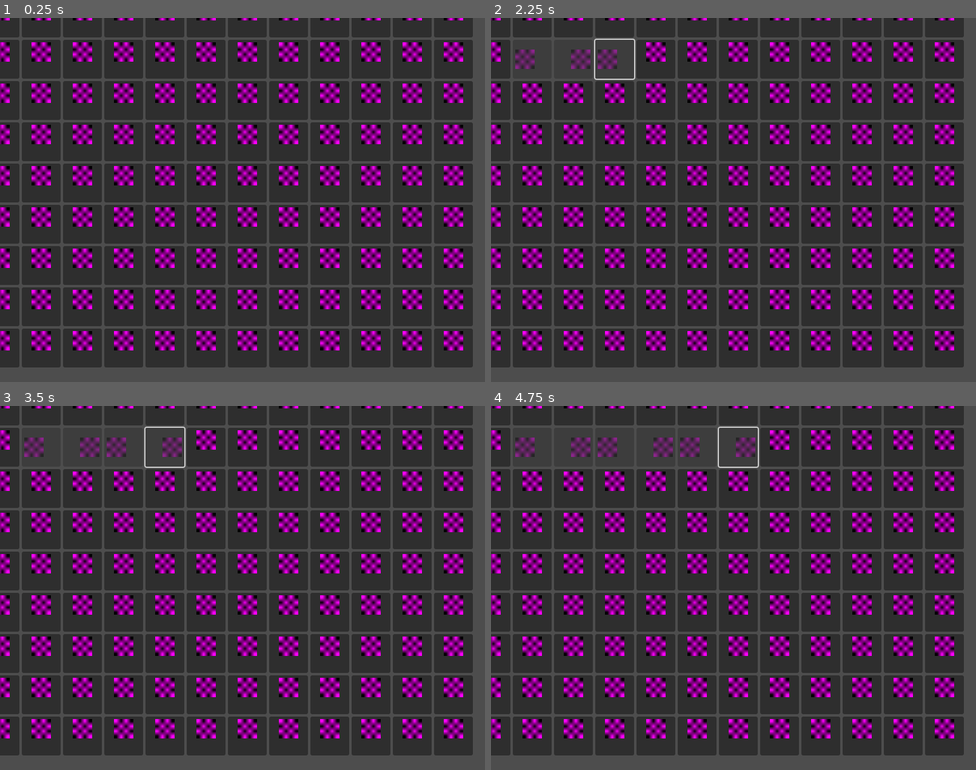
Above: before the commit, frames 1-4 (two rows, left to right).
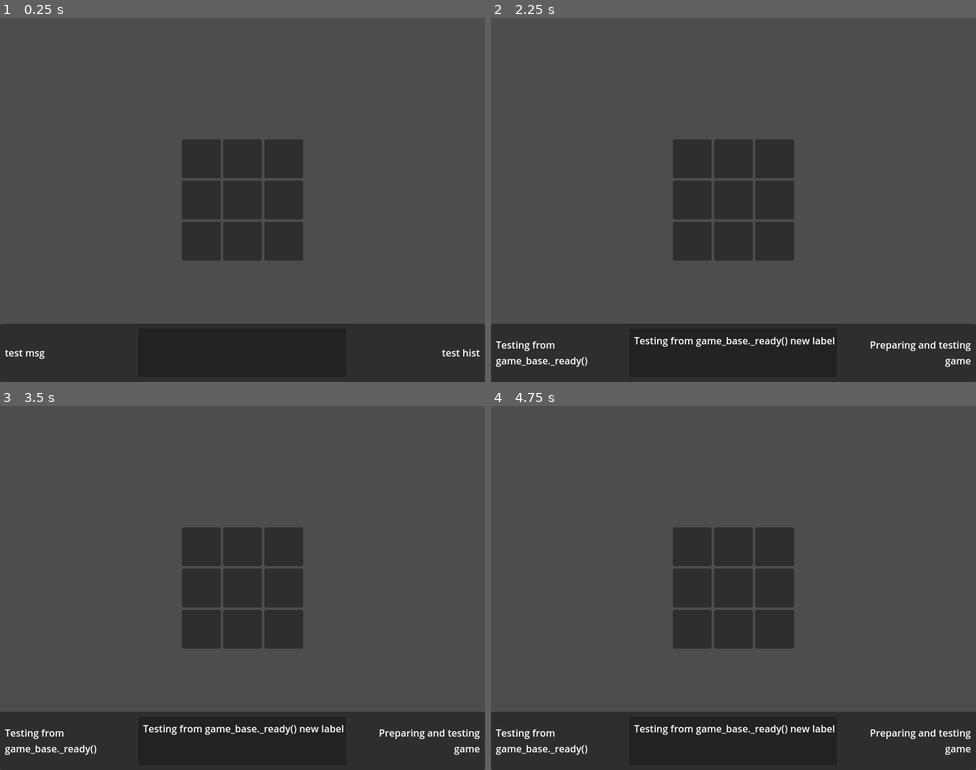
Above: after the commit, the same moments.

Repository: BrnLng/godot-bg-2511
Game: Godot game, scene res://scenes/main.tscn
Same seed, same stepped clock (60 frames per second), same inputs: the game is played once before the commit and once after it.
Inputs (mouse positions are in pixels of both pictures, inside the frame that each line leads up to):
- Up to frame 1 (0.25 s): no input
- Up to frame 2 (2.25 s): click (529, 58) at 0.52 s; click (573, 58) at 1.27 s; click (617, 58) at 2.02 s
- Up to frame 3 (3.5 s): click (164, 446) at 2.77 s
- Up to frame 4 (4.75 s): click (694, 446) at 3.52 s; click (738, 446) at 4.27 s

The runs differ from the first frame. In frame 1, 77% of the frame differs, in the area x 0-100%, y 0-100%; in frame 2, 75%; in frame 3, 75%; in frame 4, 74%.

Commit message:
refactoring still to add hand region and more proper tile handling mechanics

Diff:
--- a/games/game_base.gd
+++ b/games/game_base.gd
@@ -1,9 +1,14 @@
 class_name GameBase
 extends Node2D
 
-enum PlayerRef { NONE, ANY, PLAYER_1, PLAYER_2, PLAYER_N }
+signal hud_message(msg:String)
+signal hud_history(msg:String)
+signal hud_panel(item:Node)
+
+enum PlayerRef { NONE=-2, ANY=-1, PLAYER_N=0, PLAYER_1=1, PLAYER_2=2 }
 # enum PlayerPresence { NONE, PLAYER }
-var current_player: PlayerRef  #PlayerPresence
+var current_player: PlayerRef : get=get_current_player
+var last_player: PlayerRef : get=get_last_player
 # var players_types: Vector2  # x = Human players, y = Computer
 # var players: Array[int]
 # var player_queue: Array[int]
@@ -15,16 +20,22 @@
 func _ready() -> void:
 	# randomize()
 	_initialize_base_game()
+	# await 2 secs to test hud
+	await get_tree().create_timer(2).timeout
+	test_msgs()
+
+
+func test_msgs() -> void:
+	hud_message.emit("Testing from game_base._ready()")
+	hud_history.emit("Preparing and testing game")
+	var new_test_label = Label.new()
+	new_test_label.text = "Testing from game_base._ready() new label"
+	hud_panel.emit(new_test_label)
 
 
 func _initialize_base_game() -> void:
 	TurnManager.turn_passed.connect(_on_turn_passed)
-	_reset_game()
-
-
-func _reset_game() -> void:
-	current_player = PlayerRef.PLAYER_1
-	is_game_over = false
+	reset_game()
 
 
 func _on_turn_passed() -> void:
@@ -38,15 +49,25 @@
 
 
 func _switch_player() -> void:
+	last_player = current_player
 	current_player = PlayerRef.PLAYER_2 if current_player == PlayerRef.PLAYER_1 else PlayerRef.PLAYER_1
 
 
-func get_current_player() -> PlayerRef:  # PlayerPresence:
+func reset_game() -> void:
+	current_player = PlayerRef.PLAYER_1
+	is_game_over = false
+
+
+func get_current_player() -> PlayerRef:
 	return current_player
 
 
-func player_count() -> int:
-	return PlayerRef.size() -1
+func get_last_player() -> PlayerRef:
+	return last_player
+
+
+#func player_count() -> int:
+	#return PlayerRef.size() -3
 	# return players.size()
 
 
--- a/games/mancala.gd
+++ b/games/mancala.gd
@@ -1,7 +1,7 @@
 extends GameBase
 
-@onready var player1_pit_store: Button = %P1Store as TileComponent
-@onready var player2_pit_store: Button = %P2Store as TileComponent
+@onready var player1_pit_store: Button = %P1Store as GridSlotIndexedRegion
+@onready var player2_pit_store: Button = %P2Store as GridSlotIndexedRegion
 @onready var status_label: Label = %StatusLabel
 
 # loop path board: 6 pits per player + 2 stores -- running anti-clockwise.
@@ -11,7 +11,7 @@
 var seeds_count: Array[int] = [4, 4, 4, 4, 4, 4, 0, 4, 4, 4, 4, 4, 4, 0]
 const P2STORE = 6
 const P1STORE = 13
-var pit_tiles: Array[TileComponent] = []
+var pit_tiles: Array[GridSlotIndexedRegion] = []
 
 
 func _ready():
@@ -31,20 +31,20 @@
 	player2_pit_store.region_index = P2STORE
 	pit_tiles[P2STORE] = player2_pit_store
 	for i in range(6):
-		var tile = player2_pits_container.get_child(i) as TileComponent
+		var tile = player2_pits_container.get_child(i) as GridSlotIndexedRegion
 		tile.region_index = i
 		pit_tiles[i] = tile
-		tile.is_clicked.connect(_on_pit_clicked)
+		tile.on_clicked.connect(_on_pit_clicked)
 
 	# Player 1 pits (indices 7-12, but buttons are in reverse order)
 	player1_pit_store.region_index = P1STORE
 	pit_tiles[P1STORE] = player1_pit_store
 	for i in range(6):
-		var tile = player1_pits_container.get_child(5-i) as TileComponent
+		var tile = player1_pits_container.get_child(5-i) as GridSlotIndexedRegion
 		var board_index = i + 7
 		tile.region_index = board_index
 		pit_tiles[board_index] = tile
-		tile.is_clicked.connect(_on_pit_clicked)
+		tile.on_clicked.connect(_on_pit_clicked)
 
 
 func _on_pit_clicked(pit_index: int):
--- a/games/mancala.tscn
+++ b/games/mancala.tscn
@@ -1,7 +1,7 @@
 [gd_scene load_steps=3 format=3 uid="uid://c15gpin4ksnge"]
 
 [ext_resource type="Script" uid="uid://b7bdui02dh03b" path="res://games/mancala.gd" id="1_gmrn4"]
-[ext_resource type="Script" uid="uid://cp1b4e3mxk81i" path="res://scenes/components/component_tile.gd" id="2_pico2"]
+[ext_resource type="Script" uid="uid://b70rye5nqw0js" path="res://scenes/components/region_grid_slot_indexed.gd" id="2_pico2"]
 
 [node name="G-Mancala" type="Node2D"]
 script = ExtResource("1_gmrn4")
@@ -34,7 +34,6 @@
 size_flags_stretch_ratio = 0.25
 disabled = true
 script = ExtResource("2_pico2")
-metadata/_custom_type_script = "uid://cp1b4e3mxk81i"
 
 [node name="VBoxContainer" type="VBoxContainer" parent="CanvasLayer/VBoxContainer/MarginContainer/HBoxContainer"]
 layout_mode = 2
@@ -51,37 +50,31 @@
 layout_mode = 2
 size_flags_horizontal = 3
 script = ExtResource("2_pico2")
-metadata/_custom_type_script = "uid://cp1b4e3mxk81i"
 
 [node name="PitTop2" type="Button" parent="CanvasLayer/VBoxContainer/MarginContainer/HBoxContainer/VBoxContainer/PitTopContainer"]
 layout_mode = 2
 size_flags_horizontal = 3
 script = ExtResource("2_pico2")
-metadata/_custom_type_script = "uid://cp1b4e3mxk81i"
 
 [node name="PitTop3" type="Button" parent="CanvasLayer/VBoxContainer/MarginContainer/HBoxContainer/VBoxContainer/PitTopContainer"]
 layout_mode = 2
 size_flags_horizontal = 3
 script = ExtResource("2_pico2")
-metadata/_custom_type_script = "uid://cp1b4e3mxk81i"
 
 [node name="PitTop4" type="Button" parent="CanvasLayer/VBoxContainer/MarginContainer/HBoxContainer/VBoxContainer/PitTopContainer"]
 layout_mode = 2
 size_flags_horizontal = 3
 script = ExtResource("2_pico2")
-metadata/_custom_type_script = "uid://cp1b4e3mxk81i"
 
 [node name="PitTop5" type="Button" parent="CanvasLayer/VBoxContainer/MarginContainer/HBoxContainer/VBoxContainer/PitTopContainer"]
 layout_mode = 2
 size_flags_horizontal = 3
 script = ExtResource("2_pico2")
-metadata/_custom_type_script = "uid://cp1b4e3mxk81i"
 
 [node name="PitTop6" type="Button" parent="CanvasLayer/VBoxContainer/MarginContainer/HBoxContainer/VBoxContainer/PitTopContainer"]
 layout_mode = 2
 size_flags_horizontal = 3
 script = ExtResource("2_pico2")
-metadata/_custom_type_script = "uid://cp1b4e3mxk81i"
 
 [node name="PitBottomContainer" type="HBoxContainer" parent="CanvasLayer/VBoxContainer/MarginContainer/HBoxContainer/VBoxContainer"]
 unique_name_in_owner = true
@@ -93,37 +86,31 @@
 layout_mode = 2
 size_flags_horizontal = 3
 script = ExtResource("2_pico2")
-metadata/_custom_type_script = "uid://cp1b4e3mxk81i"
 
 [node name="PitBottom2" type="Button" parent="CanvasLayer/VBoxContainer/MarginContainer/HBoxContainer/VBoxContainer/PitBottomContainer"]
 layout_mode = 2
 size_flags_horizontal = 3
 script = ExtResource("2_pico2")
-metadata/_custom_type_script = "uid://cp1b4e3mxk81i"
 
 [node name="PitBottom3" type="Button" parent="CanvasLayer/VBoxContainer/MarginContainer/HBoxContainer/VBoxContainer/PitBottomContainer"]
 layout_mode = 2
 size_flags_horizontal = 3
 script = ExtResource("2_pico2")
-metadata/_custom_type_script = "uid://cp1b4e3mxk81i"
 
 [node name="PitBottom4" type="Button" parent="CanvasLayer/VBoxContainer/MarginContainer/HBoxContainer/VBoxContainer/PitBottomContainer"]
 layout_mode = 2
 size_flags_horizontal = 3
 script = ExtResource("2_pico2")
-metadata/_custom_type_script = "uid://cp1b4e3mxk81i"
 
 [node name="PitBottom5" type="Button" parent="CanvasLayer/VBoxContainer/MarginContainer/HBoxContainer/VBoxContainer/PitBottomContainer"]
 layout_mode = 2
 size_flags_horizontal = 3
 script = ExtResource("2_pico2")
-metadata/_custom_type_script = "uid://cp1b4e3mxk81i"
 
 [node name="PitBottom6" type="Button" parent="CanvasLayer/VBoxContainer/MarginContainer/HBoxContainer/VBoxContainer/PitBottomContainer"]
 layout_mode = 2
 size_flags_horizontal = 3
 script = ExtResource("2_pico2")
-metadata/_custom_type_script = "uid://cp1b4e3mxk81i"
 
 [node name="P2Store" type="Button" parent="CanvasLayer/VBoxContainer/MarginContainer/HBoxContainer"]
 unique_name_in_owner = true
@@ -132,7 +119,6 @@
 size_flags_stretch_ratio = 0.25
 disabled = true
 script = ExtResource("2_pico2")
-metadata/_custom_type_script = "uid://cp1b4e3mxk81i"
 
 [node name="StatusLabel" type="Label" parent="CanvasLayer/VBoxContainer"]
 unique_name_in_owner = true
--- a/games/mini_carcassone.gd
+++ b/games/mini_carcassone.gd
@@ -85,8 +85,8 @@
 		# if tile.player_owner == PlayerRef.NONE:
 		tiles[tile_index].disabled = true
 
-func _reset_game():
-	super._reset_game()
+func reset_game():
+	super.reset_game()
 
 	for tile_index in tiles.keys():
 		tiles[tile_index]._reset_slot()
--- a/games/ttt.gd
+++ b/games/ttt.gd
@@ -38,7 +38,7 @@
 	if check_winner():
 		is_game_over = true
 		disable_all_tiles()
-		print("Player ", current_player, " wins!")
+		print("Player ", last_player, " wins!")
 	elif is_board_full():
 		is_game_over = true
 		print("It's a draw!")
@@ -79,8 +79,8 @@
 		# if tile.player_owner == PlayerRef.NONE:
 		tile.disabled = true
 
-func _reset_game():
-	super._reset_game()
+func reset_game():
+	super.reset_game()
 
 	for tile in tiles:
 		tile.reset()
--- a/scenes/main.gd
+++ b/scenes/main.gd
@@ -1 +1,33 @@
 extends  Node2D
+
+@onready var label_left: Label = %LabelLeft
+@onready var mid_panel: Control = %MidPanel
+@onready var label_right: Label = %LabelRight
+
+var _game: GameBase
+
+
+func _ready() -> void:
+	_game = get_children()[0] as GameBase
+	if not _game:
+		print("Error: game connect error @ main")
+
+	print(_game.name)
+	_on_hud_message_update("test msg")
+	_on_hud_history_update("test hist")
+
+	_game.hud_message.connect(_on_hud_message_update)
+	_game.hud_history.connect(_on_hud_history_update)
+	_game.hud_panel.connect(_on_hud_panel_update)
+
+
+func _on_hud_message_update(msg:String) -> void:
+	label_left.text = msg
+
+
+func _on_hud_history_update(msg:String) -> void:
+	label_right.text = msg
+
+
+func _on_hud_panel_update(item:Node) -> void:
+	mid_panel.add_child(item)
--- a/scenes/main.tscn
+++ b/scenes/main.tscn
@@ -1,9 +1,69 @@
 [gd_scene load_steps=3 format=3 uid="uid://yq803y5kqwgm"]
 
 [ext_resource type="Script" uid="uid://cgonuhnyh8bpo" path="res://scenes/main.gd" id="1_o5qli"]
-[ext_resource type="PackedScene" uid="uid://b0rudsvrxaxch" path="res://games/mini_carcassone.tscn" id="2_0wfyh"]
+[ext_resource type="PackedScene" uid="uid://djjglnqt4cjl5" path="res://games/tic_tac_toe.tscn" id="2_0wfyh"]
 
 [node name="Main" type="Node2D"]
 script = ExtResource("1_o5qli")
 
-[node name="G-MiniCarcassone" parent="." instance=ExtResource("2_0wfyh")]
+[node name="G-TTT" parent="." instance=ExtResource("2_0wfyh")]
+
+[node name="CanvasLayer" type="CanvasLayer" parent="."]
+
+[node name="Panel" type="Panel" parent="CanvasLayer"]
+custom_minimum_size = Vector2(0, 96)
+anchors_preset = 12
+anchor_top = 1.0
+anchor_right = 1.0
+anchor_bottom = 1.0
+grow_horizontal = 2
+grow_vertical = 0
+
+[node name="MarginContainer" type="MarginContainer" parent="CanvasLayer/Panel"]
+layout_mode = 1
+anchors_preset = 15
+anchor_right = 1.0
+anchor_bottom = 1.0
+grow_horizontal = 2
+grow_vertical = 2
+theme_override_constants/margin_left = 8
+theme_override_constants/margin_top = 8
+theme_override_constants/margin_right = 8
+theme_override_constants/margin_bottom = 8
+
+[node name="HBoxContainer" type="HBoxContainer" parent="CanvasLayer/Panel/MarginContainer"]
+layout_mode = 2
+theme_override_constants/separation = 8
+
+[node name="LabelLeft" type="Label" parent="CanvasLayer/Panel/MarginContainer/HBoxContainer"]
+unique_name_in_owner = true
+custom_minimum_size = Vector2(96, 0)
+layout_mode = 2
+size_flags_horizontal = 3
+text = "text panel"
+autowrap_mode = 2
+
+[node name="Panel" type="Panel" parent="CanvasLayer/Panel/MarginContainer/HBoxContainer"]
+custom_minimum_size = Vector2(96, 0)
+layout_mode = 2
+size_flags_horizontal = 3
+size_flags_stretch_ratio = 1.62
+
+[node name="MidPanel" type="MarginContainer" parent="CanvasLayer/Panel/MarginContainer/HBoxContainer/Panel"]
+unique_name_in_owner = true
+layout_mode = 0
+offset_right = 40.0
+offset_bottom = 40.0
+theme_override_constants/margin_left = 8
+theme_override_constants/margin_top = 8
+theme_override_constants/margin_right = 8
+theme_override_constants/margin_bottom = 8
+
+[node name="LabelRight" type="Label" parent="CanvasLayer/Panel/MarginContainer/HBoxContainer"]
+unique_name_in_owner = true
+custom_minimum_size = Vector2(96, 0)
+layout_mode = 2
+size_flags_horizontal = 3
+text = "text panel"
+horizontal_alignment = 2
+autowrap_mode = 2
Not shown, changed: .gitignore
